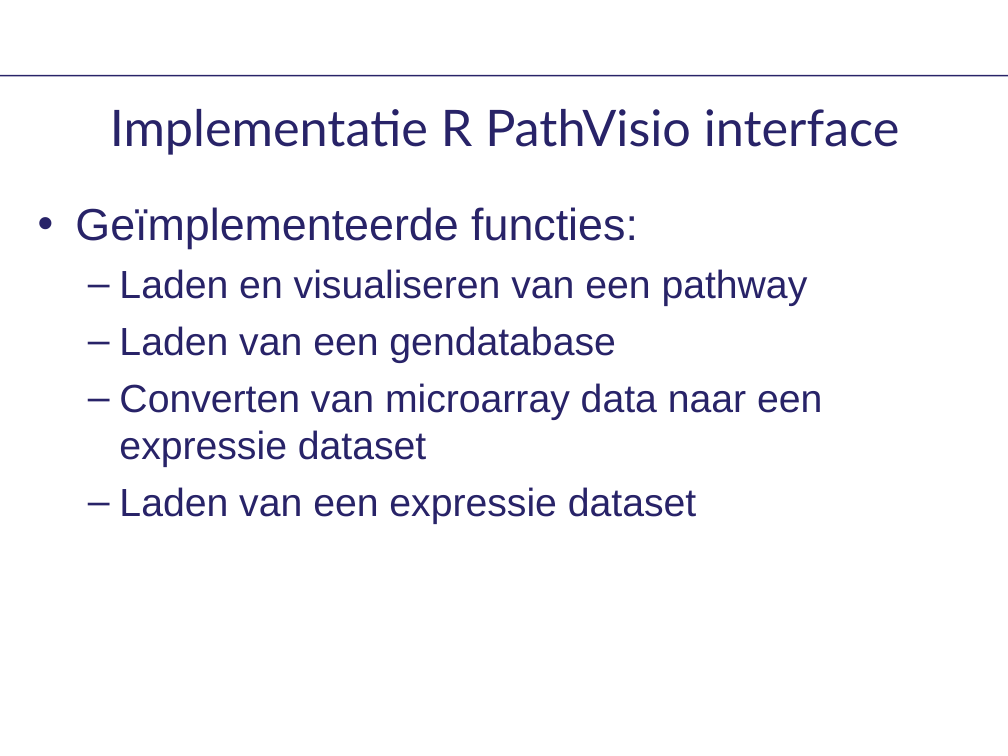
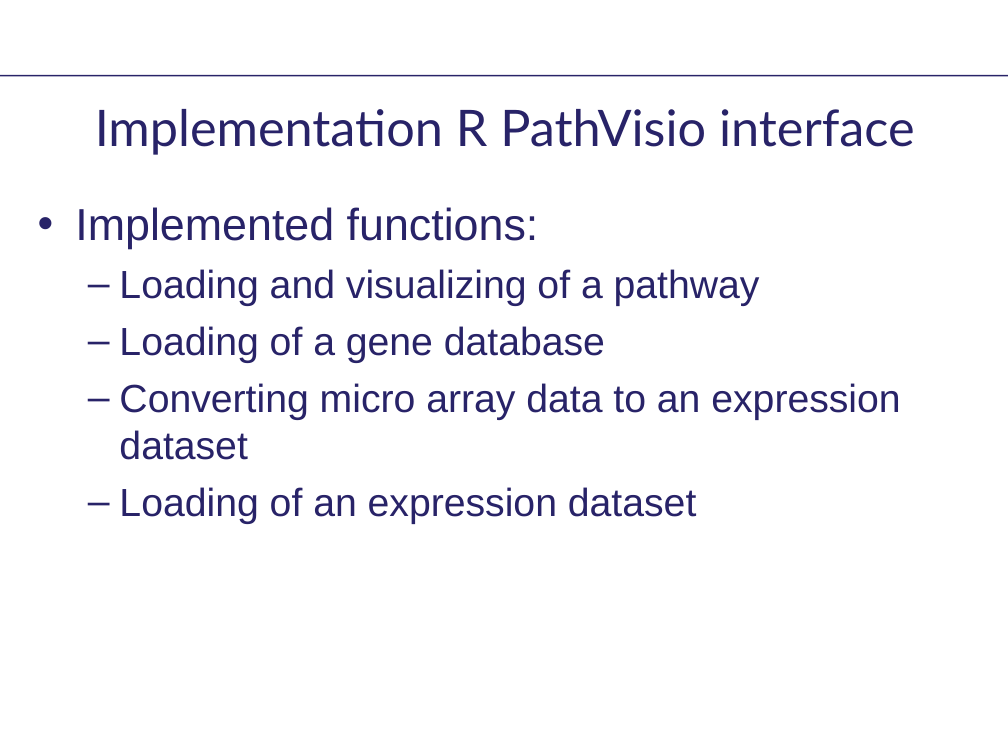
Before and after one commit to kozo2/pathvisio, a slide deck: slide 5 of branches/ifp06b/Presentation/presentatie_project_bigcat.ppt. Drawn at 1008x756 pixels with LibreOffice and Linux fonts; fonts in the diff are those of the drawing; background and template pictures are left out. Boxes give left, top, right and bottom in pixels: in the first picture for what was removed or moved away, otherwise in the second. Text is boxed around its words. In the diff, an @@ line names an element or a change of style, - is before the commit and + after.

```diff
--- a/branches/ifp06b/Presentation/presentatie_project_bigcat.ppt
+++ b/branches/ifp06b/Presentation/presentatie_project_bigcat.ppt
@@ title at box(95, 109, 915, 155): text changed @@
-Implementatie R PathVisio interface
+Implementation R PathVisio interface
@@ text at box(75, 207, 900, 524): text changed @@
-• Geïmplementeerde functies:
-  – Laden en visualiseren van een pathway
-  – Laden van een gendatabase
-  – Converten van microarray data naar een expressie dataset
-  – Laden van een expressie dataset
+• Implemented functions:
+  – Loading and visualizing of a pathway
+  – Loading of a gene database
+  – Converting micro array data to an expression dataset
+  – Loading of an expression dataset
```
Also in this commit, not shown: 2 other slides changed, 3 slides added, 3 slides removed.
